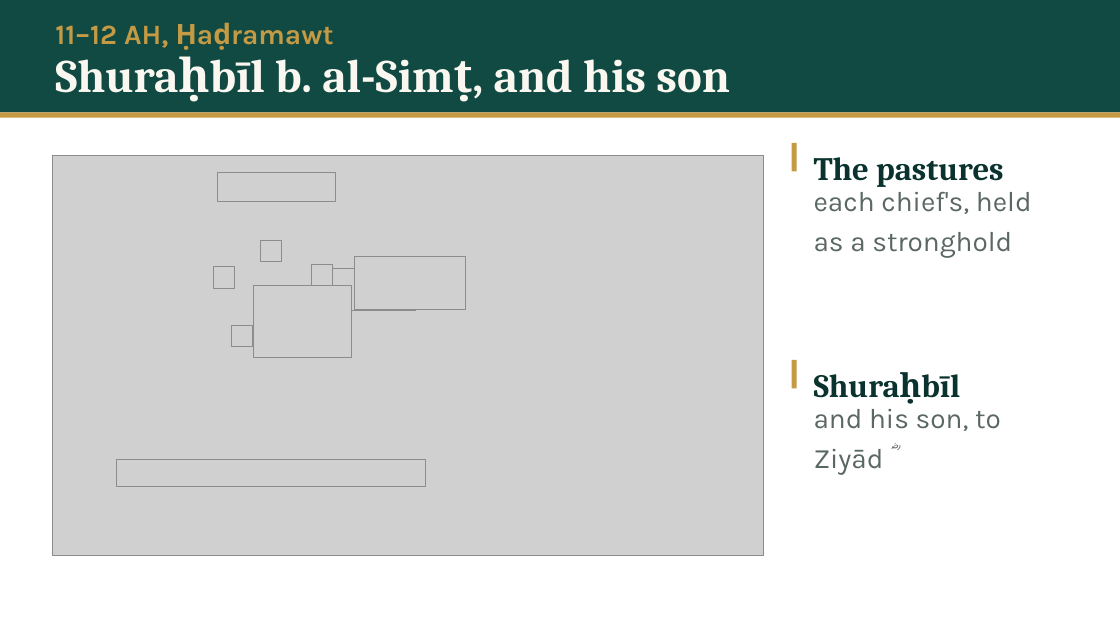
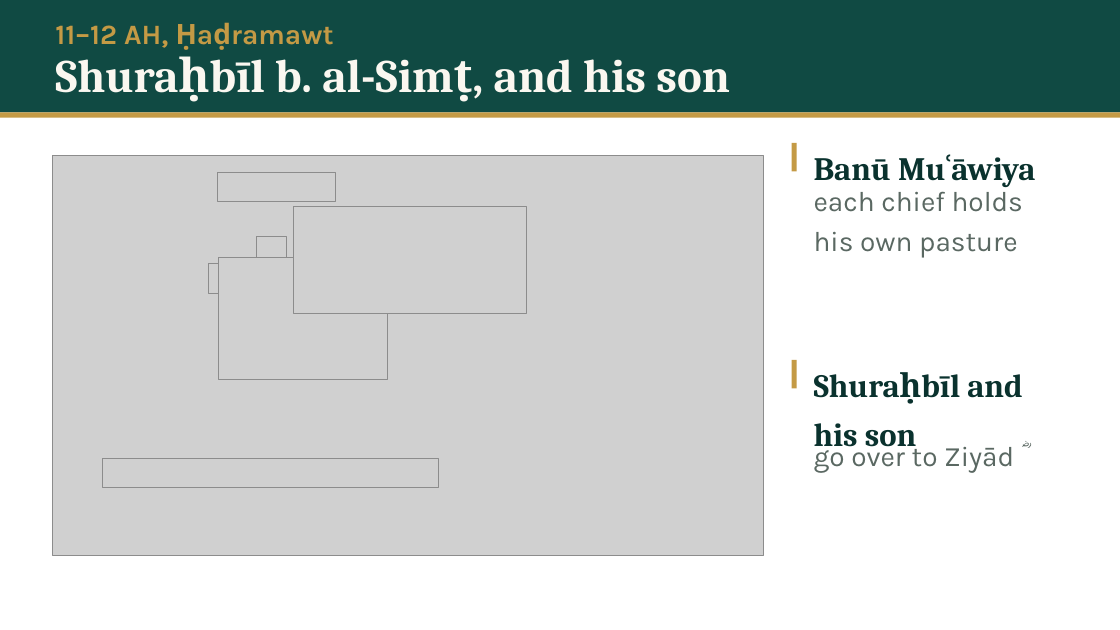
Before and after one commit to daniyalyasin93/2026SeptemberIslamicHistoryClass, a slide deck: slide 46 of S06_hadramawt_bahrayn/S06.pptx (slide 39 before the commit). Drawn at 1120x630 pixels with LibreOffice and Linux fonts; fonts in the diff are those of the drawing; grey boxes stand for pictures. Boxes give left, top, right and bottom in pixels: in the first picture for what was removed or moved away, otherwise in the second. Text is boxed around its words. In the diff, an @@ line names an element or a change of style, - is before the commit and + after.

```diff
--- a/S06_hadramawt_bahrayn/S06.pptx
+++ b/S06_hadramawt_bahrayn/S06.pptx
@@ text at (814, 158, 891, 181): text changed @@
-The pastures
+Banū Muʿāwiya
@@ picture: place and size @@
-picture at (355, 257, 465, 310)
+picture at (293, 206, 526, 313)
@@ text at (814, 185, 1023, 258): text changed @@
-each chief's, held as a stronghold
+each chief holds his own pasture
@@ picture: place and size @@
-picture at (260, 240, 281, 262)
+picture at (256, 236, 287, 266)
@@ picture: place and size @@
-picture at (213, 267, 234, 289)
+picture at (208, 263, 239, 293)
@@ picture: place and size @@
-picture at (254, 286, 352, 357)
+picture at (218, 257, 387, 380)
@@ picture removed at (311, 265, 332, 286) @@
@@ picture removed at (317, 269, 415, 310) @@
@@ picture removed at (231, 325, 253, 346) @@
@@ text at (814, 374, 1022, 453): text changed @@
-Shuraḥbīl
+Shuraḥbīl and his son
@@ text at (814, 441, 1021, 473): text changed @@
-and his son, to Ziyād ؓ
+go over to Ziyād ؓ
@@ picture: place and size @@
-picture at (117, 459, 425, 486)
+picture at (103, 459, 439, 488)
```
Also in this commit, not shown: 60 other slides changed, 18 slides added, 11 slides removed, 37 other files.
